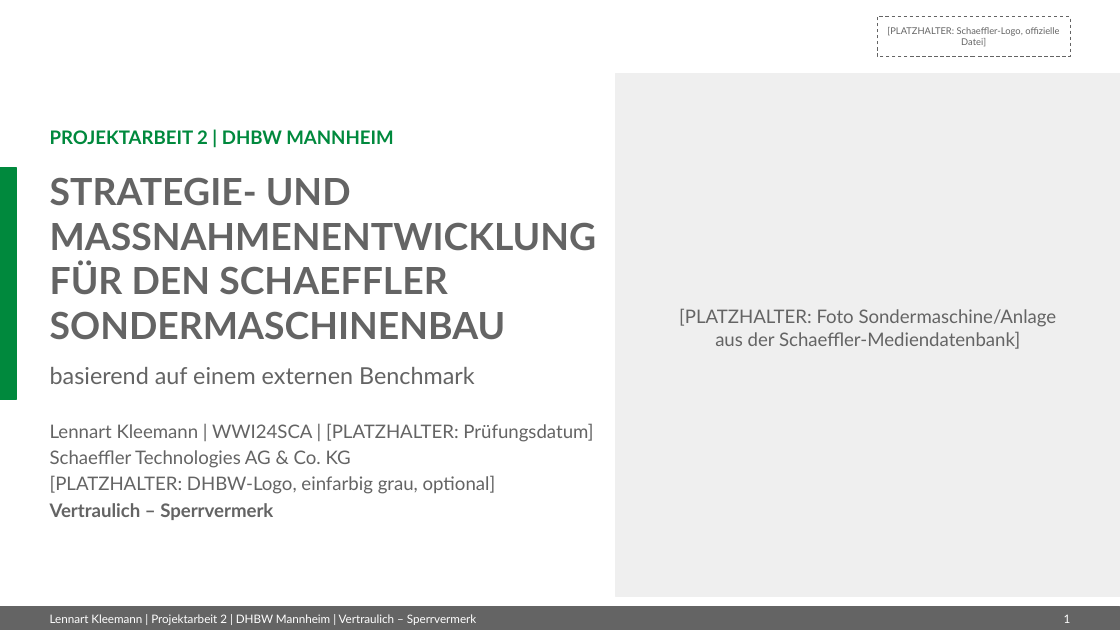
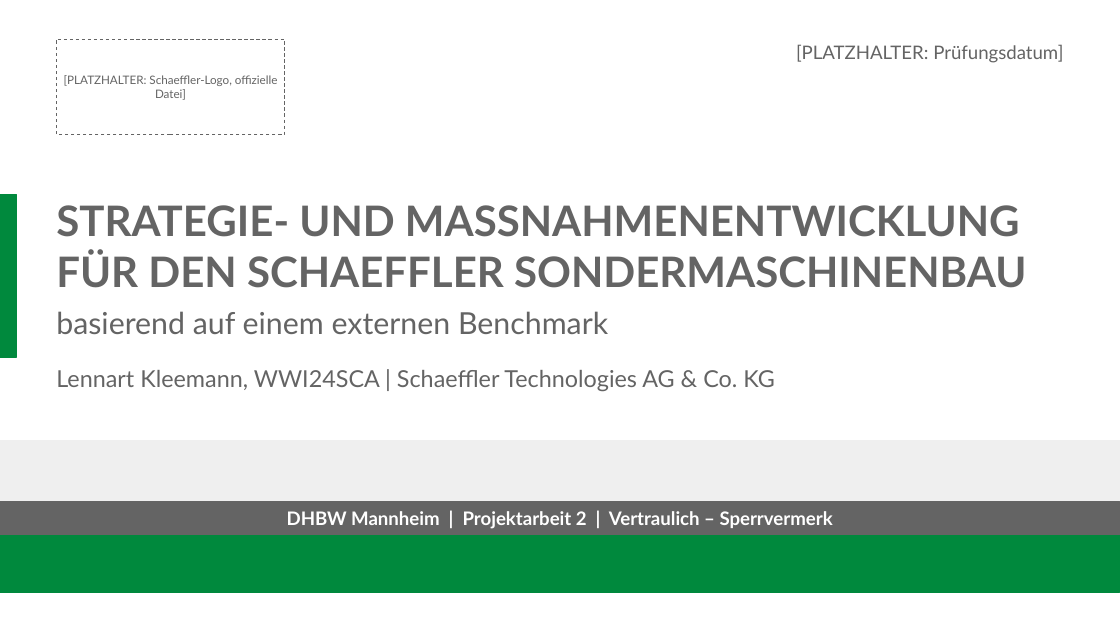
Before and after one commit to lenski84/test-data1, a slide deck: slide 1 of Kleemann_Lennart_PA2_Praesentation_Schaeffler.pptx. Drawn at 1120x630 pixels with LibreOffice and Linux fonts; fonts in the diff are those of the drawing. Boxes give left, top, right and bottom in pixels: in the first picture for what was removed or moved away, otherwise in the second. Text is boxed around its words. In the diff, an @@ line names an element or a change of style, - is before the commit and + after.

```diff
--- a/Kleemann_Lennart_PA2_Praesentation_Schaeffler.pptx
+++ b/Kleemann_Lennart_PA2_Praesentation_Schaeffler.pptx
@@ rectangle removed at (x1=877, y1=17, x2=1070, y2=56) @@
@@ text "[PLATZHALTER: Schaeffler-Logo, offizielle Datei]" moved from (x1=887, y1=27, x2=1059, y2=47) to (x1=64, y1=75, x2=278, y2=100) @@
@@ text "[PLATZHALTER: Schaeffler-Logo, offizielle Datei]" at (x1=64, y1=75, x2=278, y2=100): size 8 to 10 pt @@
@@ rectangle added at (x1=56, y1=39, x2=285, y2=134), fill #FFFFFF, outline #646464 0.75 pt dashed @@
@@ text added at (x1=796, y1=44, x2=1063, y2=63), 16 pt, text #646464 @@
+[PLATZHALTER: Prüfungsdatum]
@@ rectangle removed at (x1=616, y1=73, x2=1120, y2=597) @@
@@ text removed at (x1=50, y1=130, x2=393, y2=144) @@
-PROJEKTARBEIT 2 | DHBW MANNHEIM
@@ rectangle resized from (x1=0, y1=168, x2=17, y2=399) to (x1=0, y1=195, x2=17, y2=357) @@
@@ title "STRATEGIE- UND MASSNAHMENENTWICKLUNG FÜR DEN ..." moved from (x1=50, y1=177, x2=597, y2=340) to (x1=56, y1=205, x2=1026, y2=288) @@
@@ title "STRATEGIE- UND MASSNAHMENENTWICKLUNG FÜR DEN ..." at (x1=56, y1=205, x2=1026, y2=288): size 32 to 36 pt @@
@@ text "basierend auf einem externen Benchmark" moved from (x1=50, y1=367, x2=475, y2=384) to (x1=56, y1=311, x2=608, y2=334) @@
@@ text "basierend auf einem externen Benchmark" at (x1=56, y1=311, x2=608, y2=334): size 20 to 26 pt; more space between paragraphs @@
@@ text removed at (x1=679, y1=308, x2=1057, y2=349) @@
-[PLATZHALTER: Foto Sondermaschine/Anlage aus der Schaeffler-Mediendatenbank]
@@ text at (x1=56, y1=370, x2=775, y2=391): text changed; size 16 to 20 pt @@
-Lennart Kleemann | WWI24SCA | [PLATZHALTER: Prüfungsdatum]
-Schaeffler Technologies AG & Co. KG
-[PLATZHALTER: DHBW-Logo, einfarbig grau, optional]
-Vertraulich – Sperrvermerk
+Lennart Kleemann, WWI24SCA | Schaeffler Technologies AG & Co. KG
@@ rectangle added at (x1=0, y1=440, x2=1120, y2=502), fill #EFEFEF, outline #EFEFEF 1 pt @@
@@ rectangle resized from (x1=0, y1=607, x2=1120, y2=630) to (x1=0, y1=502, x2=1120, y2=535) @@
@@ rectangle added at (x1=0, y1=535, x2=1120, y2=592), fill #00893D, outline #00893D 1 pt @@
@@ text added at (x1=287, y1=511, x2=833, y2=529), 16 pt, text #FFFFFF, bold @@
+DHBW Mannheim | Projektarbeit 2 | Vertraulich – Sperrvermerk
@@ text removed at (x1=50, y1=614, x2=476, y2=625) @@
-Lennart Kleemann | Projektarbeit 2 | DHBW Mannheim | Vertraulich – Sperrvermerk
@@ page number removed at (x1=1064, y1=614, x2=1071, y2=623) @@
-1
```
Also in this commit, not shown: 34 other slides changed.
